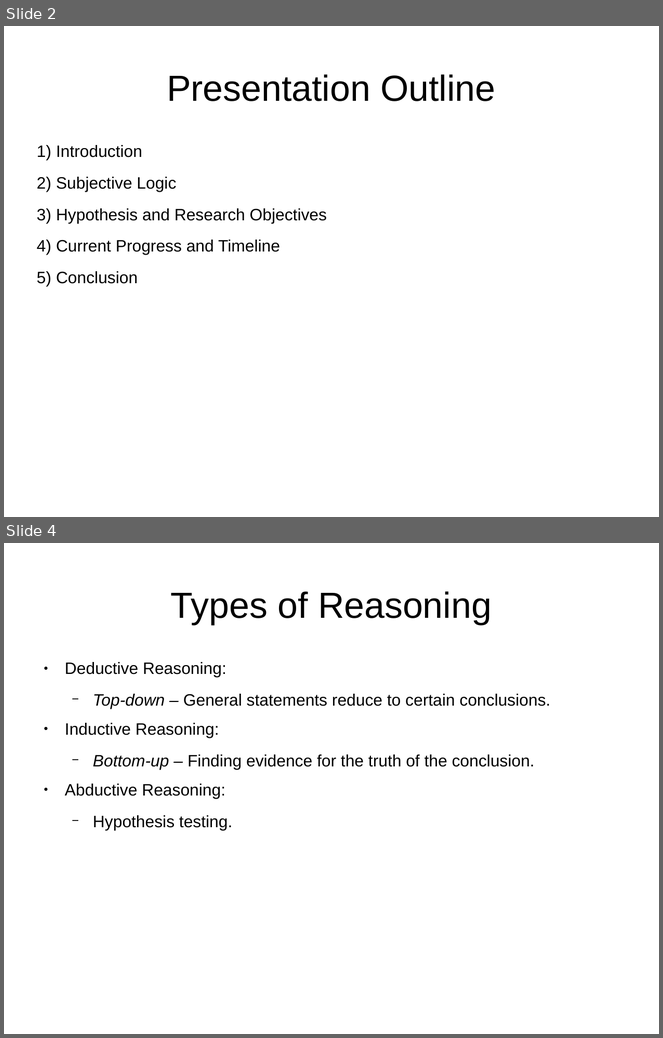
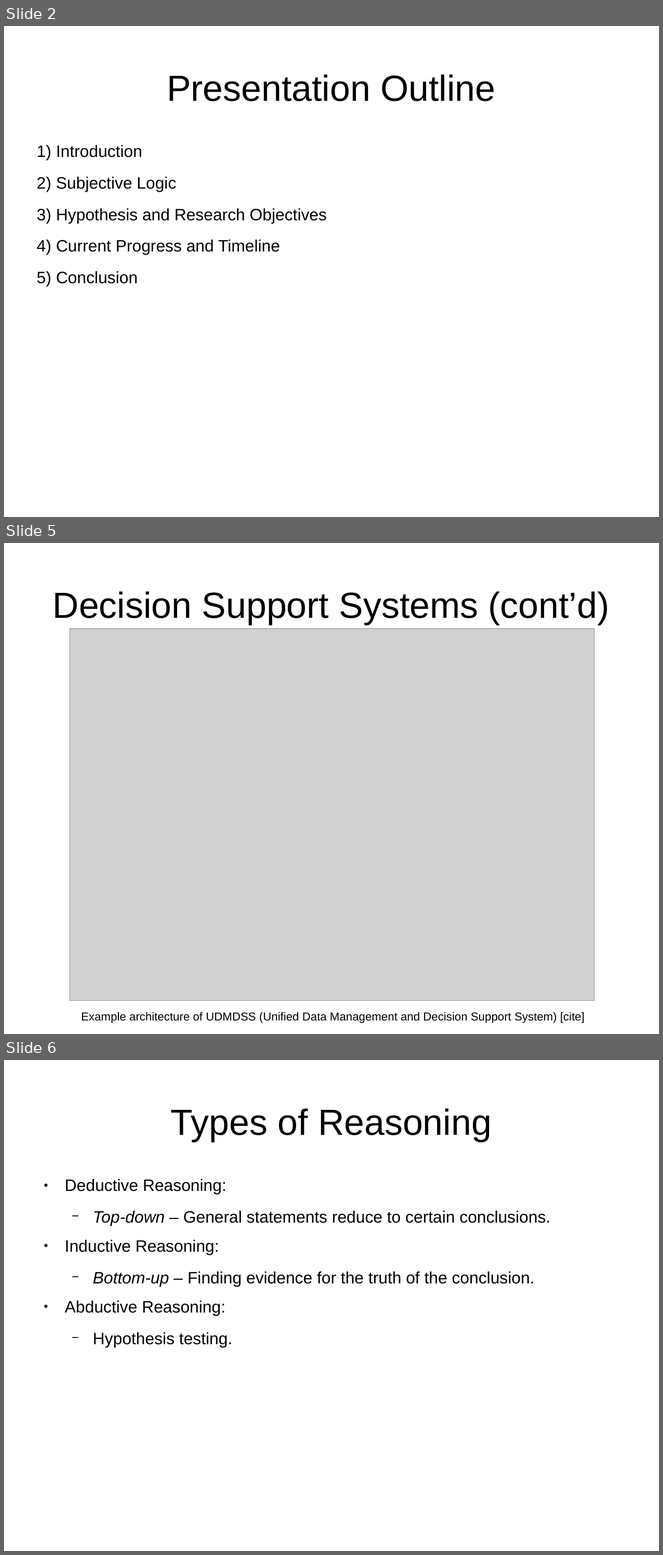
Before and after one commit to bstamour/SLHS, a slide deck: docs/proposal-from-bob.odp. Shown one above the other, each under a label of ours: slides 2 and 4 before the commit, slides 2, 5 and 6 after it; the slides between them are not shown. The pictures are 663x1038 and 663x1555 pixels, drawn with LibreOffice and Linux fonts; fonts in the diff are those of the drawing; grey boxes stand for pictures. Boxes give left, top, right and bottom in pixels: in the first picture for what was removed or moved away, otherwise in the second. Text is boxed around its words. In the diff, an @@ line names an element or a change of style, - is before the commit and + after.

```diff
--- a/docs/proposal-from-bob.odp
+++ b/docs/proposal-from-bob.odp
@@ slide 5 added at (4,543,659,1034), background #FFFFFF @@
@@ title added at (53,591,610,625), 44 pt, text #000000 @@
+Decision Support Systems (cont’d)
@@ picture added at (70,629,594,1001) @@
@@ text added at (81,1013,585,1023), 14 pt, text #000000 @@
+Example architecture of UDMDSS (Unified Data Management and Decision Support System) [cite]
@@ what was slide 4 is now slide 6 @@
```
Also in this commit, not shown: 2 other slides added, 2 slides removed.
